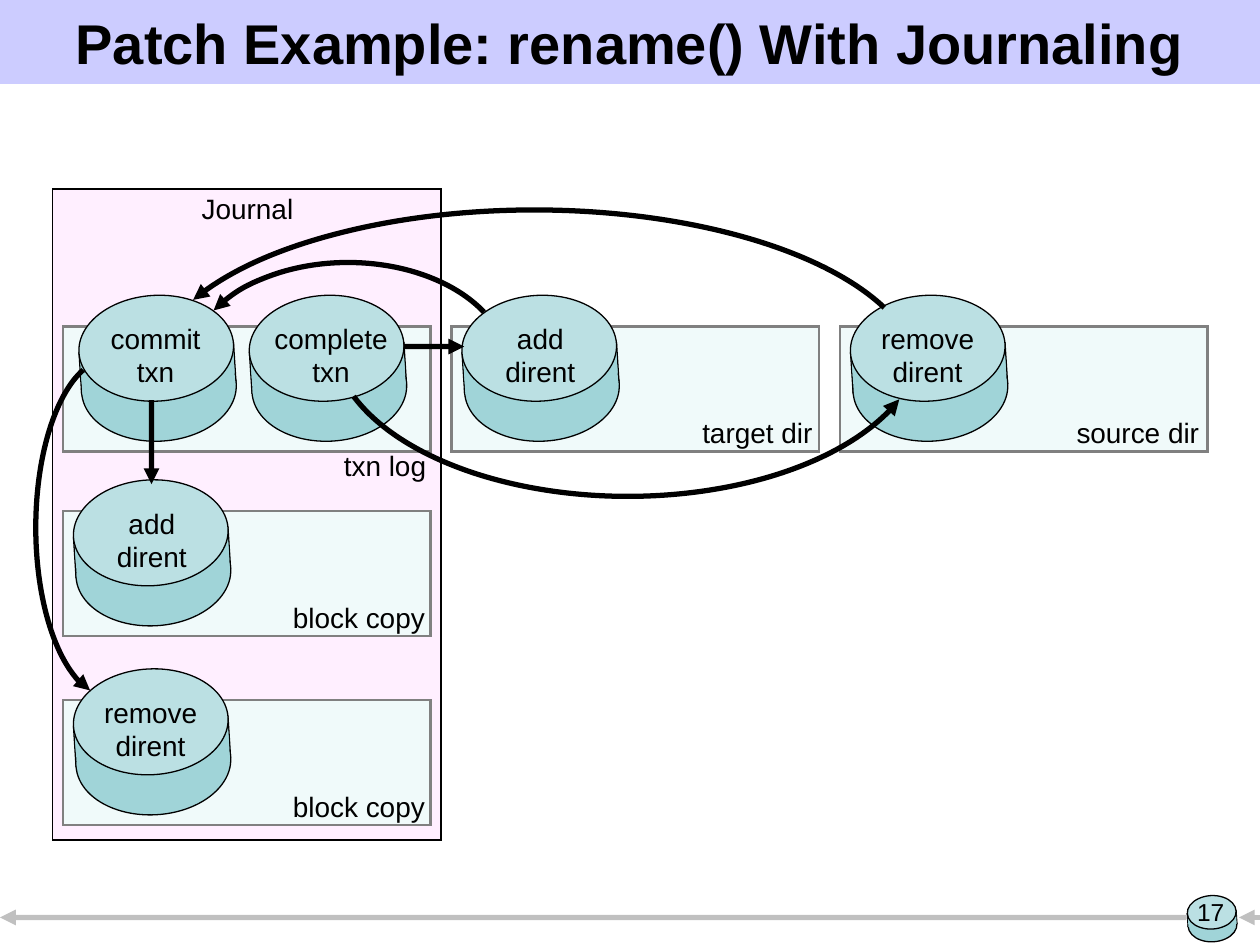
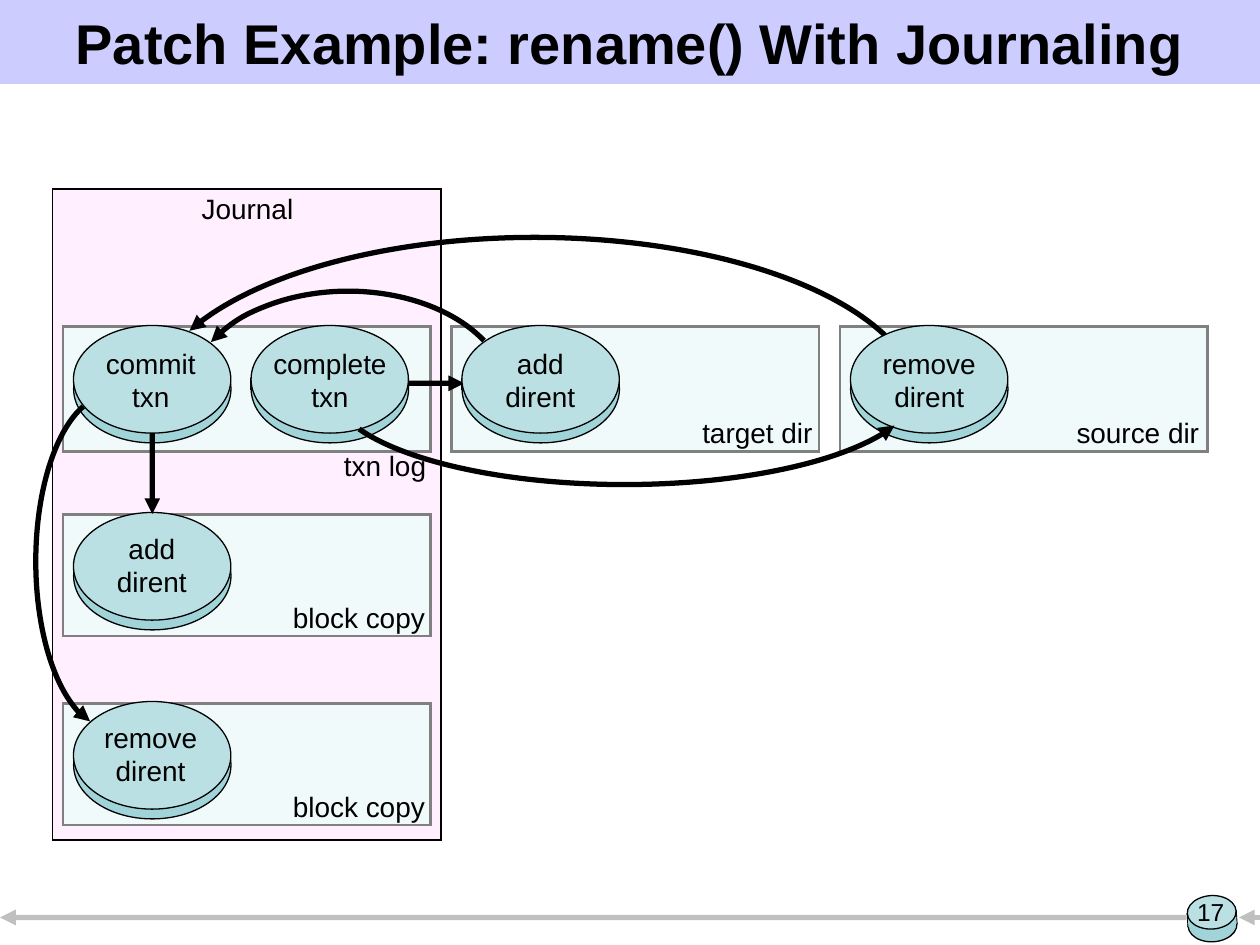
Before and after one commit to ucla-readable/fstitch-doc, a slide deck: slide 17 of sosp/pres.ppt. Drawn at 1260x945 pixels with LibreOffice and Linux fonts; fonts in the diff are those of the drawing. Boxes give left, top, right and bottom in pixels: in the first picture for what was removed or moved away, otherwise in the second. Text is boxed around its words. In the diff, an @@ line names an element or a change of style, - is before the commit and + after.

Commit message:
Use less disk like patch figures (not as tall) and that are aspect-correct. Updating every patch was not exciting.

```diff
--- a/sosp/pres.ppt
+++ b/sosp/pres.ppt
@@ 4 texts, 1 freeform shape: place and size @@
-4 texts, 1 freeform shape at (104,210,920,757)
+4 texts, 1 freeform shape at (104,237,921,782)
@@ freeform shape: place and size @@
-freeform shape at (188,262,508,472)
+freeform shape at (188,291,508,501)
@@ freeform shape: place and size @@
-freeform shape at (333,178,924,496)
+freeform shape at (331,290,919,484)
@@ text "commit": place and size @@
-text "commit" at (111,328,201,383)
+text "commit" at (106,353,196,408)
@@ text "remove": place and size @@
-text "remove" at (881,334,974,383)
+text "remove" at (883,359,976,408)
@@ rotation 356 to 0 degrees in 24 elements at (251,335,408,442), (462,335,620,442), (850,335,1008,442), (73,523,231,630), (73,712,231,819), (73,335,231,442), (462,325,620,432), (850,325,1008,432), (251,325,408,432), (73,513,231,620), (73,702,231,809), (73,325,231,432), (462,375,619,389), (852,375,1008,389), (252,375,408,389), (74,562,231,576), (74,751,231,765), (74,375,231,389), (462,379,620,389), (850,379,1008,389), (251,379,408,389), (73,566,231,576), (73,755,231,765), (73,379,231,389) @@
@@ arrow moved from (403, 346) - (464, 346) to (403, 383) - (464, 383) @@
@@ freeform shape: place and size @@
-freeform shape at (35,358,184,697)
+freeform shape at (35,396,184,728)
@@ arrow moved from (151, 401) - (151, 484) to (152, 433) - (152, 514) @@
```
Also in this commit, not shown: 17 other slides changed, 1 slide added, 2 slides removed.
